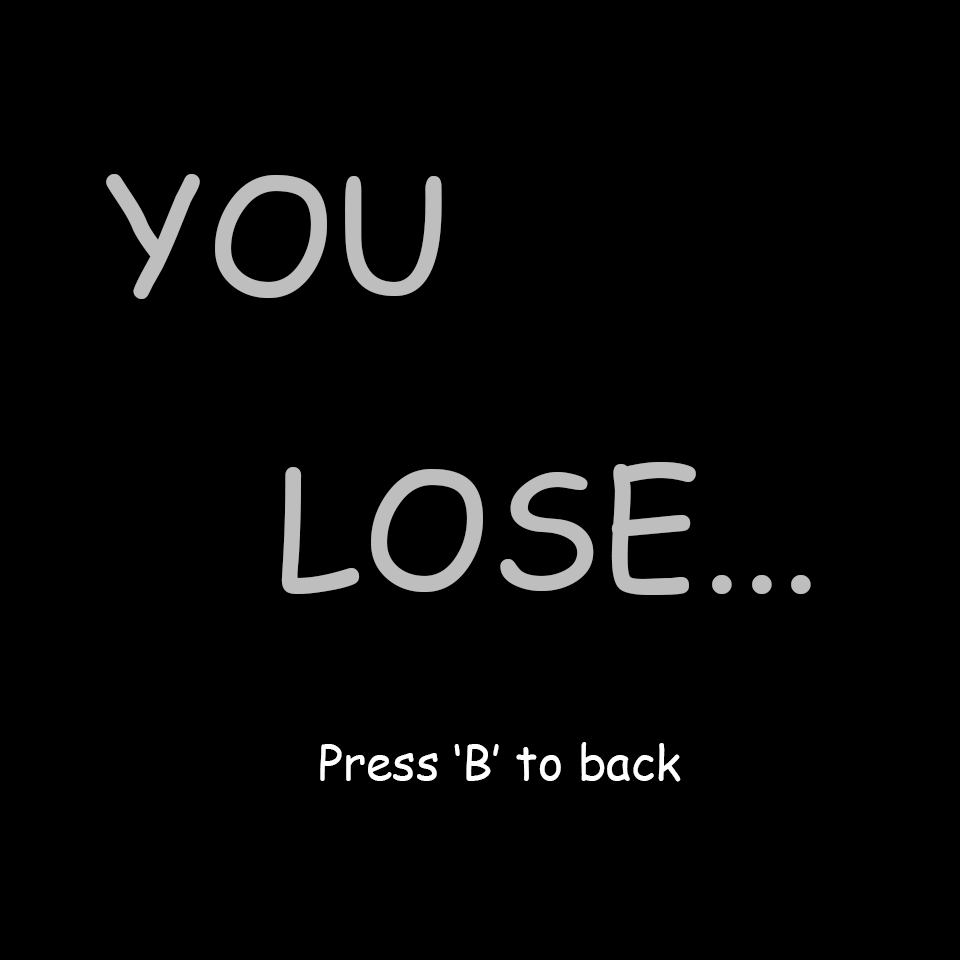
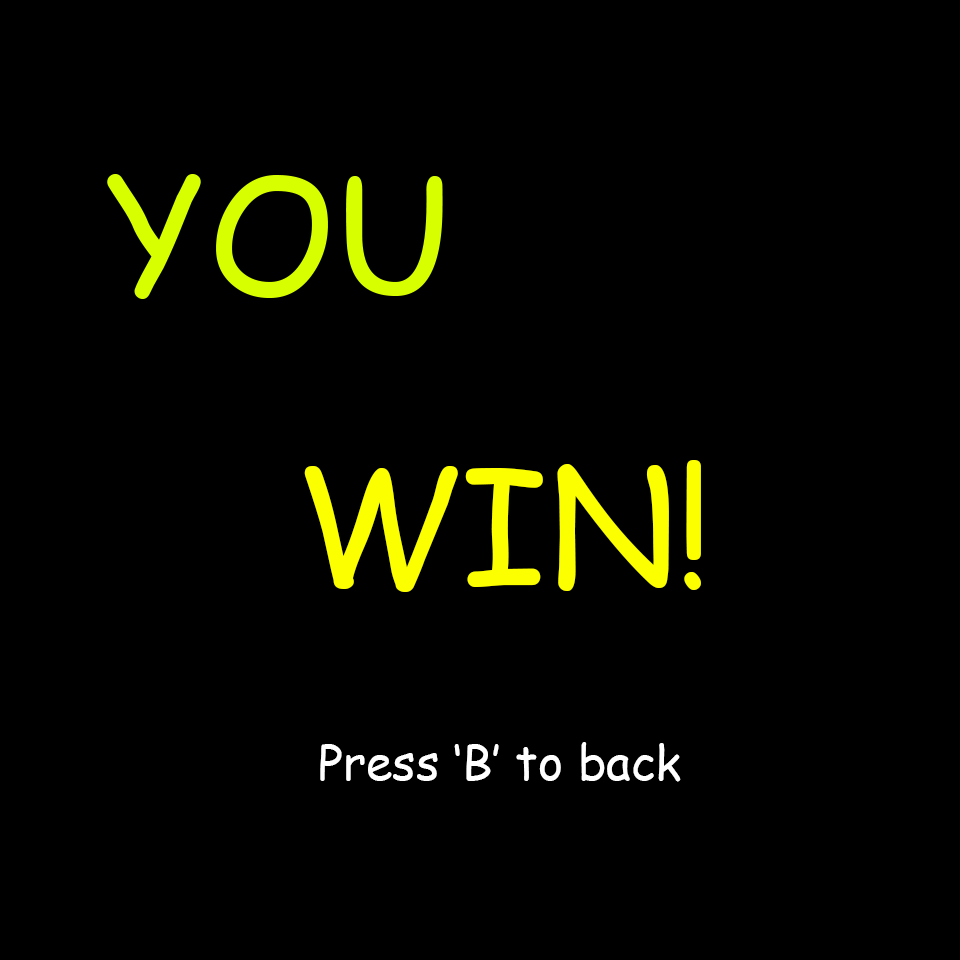
Revision of a layered 960px x 960px image; what changed, layer by layer:
hid group "lose" (2 layers) over [106, 174, 811, 595]
showed group "win" (2 layers) over [107, 174, 701, 592]
